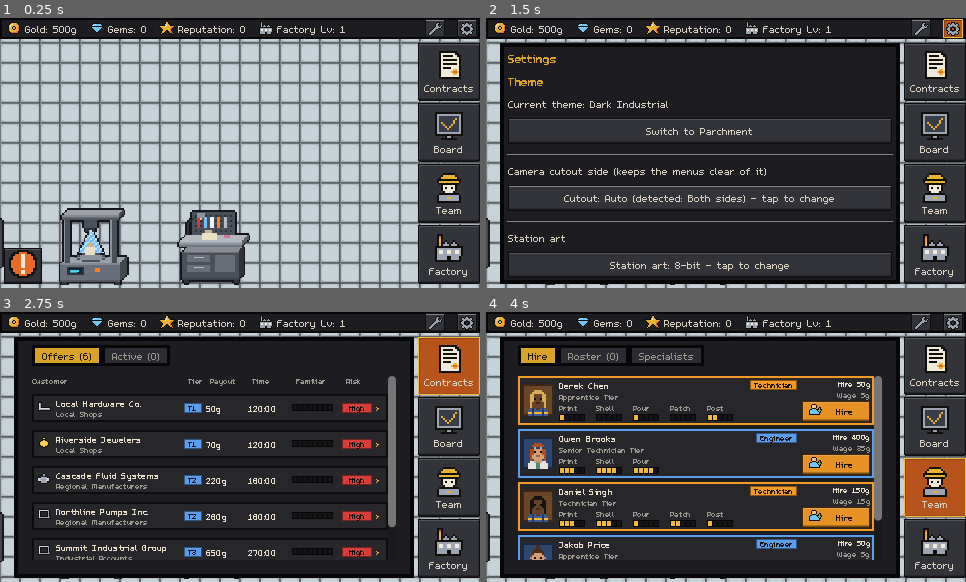
Above: before the commit, frames 1-4 (two rows, left to right).
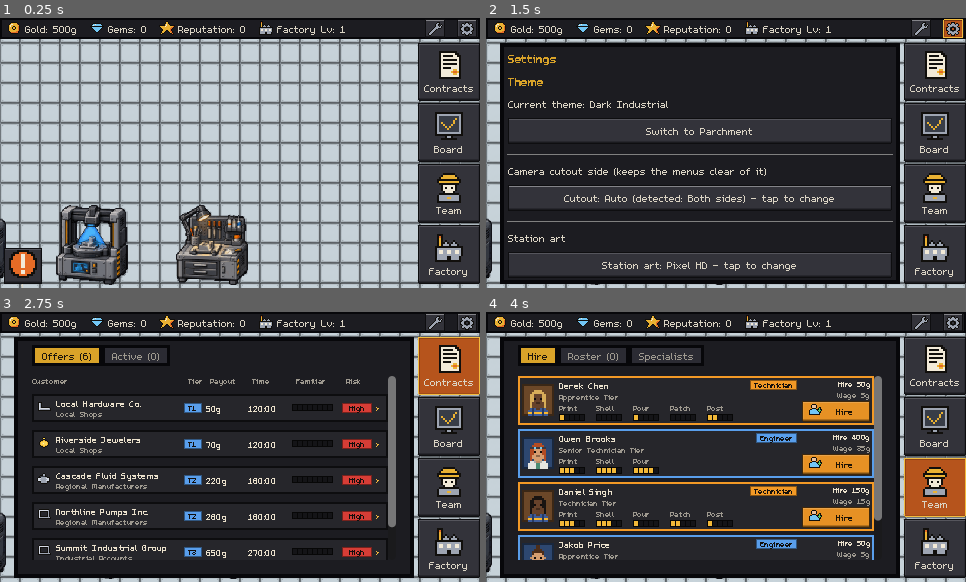
Above: after the commit, the same moments.

Repository: carverweirick/foundry-mobile-game
Game: Godot game, scene res://scenes/main.tscn
Two runs of this game, one before a commit and one after it. Both use one fixed random seed, a clock stepped at 60 frames per second and the inputs below.
Inputs (mouse positions are in pixels of both pictures, inside the frame that each line leads up to):
- Up to frame 1 (0.25 s): no input
- Up to frame 2 (1.5 s): click (922, 28) at 0.52 s; click (951, 28) at 1.27 s
- Up to frame 3 (2.75 s): click (451, 366) at 2.02 s
- Up to frame 4 (4 s): click (937, 425) at 2.77 s; click (937, 487) at 3.52 s

The runs differ from the first frame. In frame 1, 6.3% of the frame differs, in the area x 0-53%, y 69-99%; in frame 2, 0.6%; in frame 3, 0.2%; in frame 4, 0.2%.

Commit message:
Pixel HD station art: 128x128 sprites, now the default
User request: "changing the art to more like 128x128... a little bit
more detail in the sprites". A station draws in an 80-world-px box, so
on an iPhone each texel of the 48px 8-bit set covers ~7 device pixels at
1x zoom; at 128px it's ~2.8, where the detail actually shows - checked
offscreen at the 16 Pro's native resolution, at 1x and 0.5x zoom.

tools/gen_station_pixel_hd.py derives true pixel art from the user's own
AI-painted set (3x box downsample 384 -> 128, a 48-color palette per
sprite, despeckle, 1px outline, then trim to content so machines fill
the box like the 8-bit sprites do). Standard library only.

A third Settings > Station art option ("Pixel HD"), appended to the enum
so saved settings keep their meaning; it's the new default for anyone
who never picked a style. Drawn nearest-with-mipmaps like the 8-bit set.

Co-Authored-By: Claude Opus 5.5 <noreply@anthropic.com>
Claude-Session: https://claude.ai/code/session_01F7cN4k6ng39WJsgFcGtTac

Diff:
--- a/autoload/theme_manager.gd
+++ b/autoload/theme_manager.gd
@@ -54,10 +54,12 @@
 ## saved to the same settings file.
 enum CutoutSide { AUTO, LEFT, RIGHT, BOTH }
 
-## Which station art set the floor and menus use (see StationArt).
-enum StationArtStyle { PIXEL, AI }
+## Which station art set the floor and menus use (see StationArt). New
+## styles are appended - settings.cfg stores the int.
+enum StationArtStyle { PIXEL, AI, PIXEL_HD }
 
 const STATION_ART_DISPLAY_NAMES := {
+	StationArtStyle.PIXEL_HD: "Pixel HD",
 	StationArtStyle.PIXEL: "8-bit",
 	StationArtStyle.AI: "Painted (AI)",
 }
@@ -77,7 +79,7 @@
 
 var current_theme: ThemeChoice = ThemeChoice.DARK
 var cutout_side: CutoutSide = CutoutSide.AUTO
-var station_art: StationArtStyle = StationArtStyle.PIXEL
+var station_art: StationArtStyle = StationArtStyle.PIXEL_HD
 
 
 func _ready() -> void:
@@ -174,7 +176,7 @@
 	var saved_side: int = config.get_value("ui", "cutout_side", CutoutSide.AUTO)
 	if CUTOUT_SIDE_DISPLAY_NAMES.has(saved_side):
 		cutout_side = saved_side
-	var saved_art: int = config.get_value("ui", "station_art", StationArtStyle.PIXEL)
+	var saved_art: int = config.get_value("ui", "station_art", StationArtStyle.PIXEL_HD)
 	if STATION_ART_DISPLAY_NAMES.has(saved_art):
 		station_art = saved_art
 
--- a/scenes/settings_overlay.gd
+++ b/scenes/settings_overlay.gd
@@ -33,8 +33,8 @@
 	_cutout_button.pressed.connect(_on_cutout_pressed)
 	content.add_child(_cutout_button)
 	ThemeManager.cutout_side_changed.connect(func(_side): _refresh())
-	# Two complete station art sets (see StationArt): hand-built 8-bit
-	# sprites, or the AI-painted set.
+	# Three complete station art sets (see StationArt): 128px pixel art,
+	# the hand-built 8-bit sprites, or the AI-painted set.
 	content.add_child(HSeparator.new())
 	var art_header := Label.new()
 	art_header.text = "Station art"
--- a/scenes/station_art.gd
+++ b/scenes/station_art.gd
@@ -1,16 +1,19 @@
 class_name StationArt
 
 ## Which picture a station (or the NC shelf) shows on the floor and in the
-## menus. Two complete sets, switched in Settings (ThemeManager.station_art):
-##   PIXEL - hand-built 48x48 8-bit sprites, assets/sprites/stations_pixel/
-##           (generated by tools/gen_station_pixel_art.py)
-##   AI    - the AI-generated set, cropped to 384px, assets/sprites/stations_ai/
+## menus. Three complete sets, switched in Settings (ThemeManager.station_art):
+##   PIXEL_HD - 128x128 pixel art (the default), assets/sprites/stations_hd/,
+##              derived from the AI set by tools/gen_station_pixel_hd.py
+##   PIXEL    - hand-built 48x48 8-bit sprites, assets/sprites/stations_pixel/
+##              (generated by tools/gen_station_pixel_art.py)
+##   AI       - the AI-generated set, cropped to 384px, assets/sprites/stations_ai/
 ## Both name files by station id ("printing" covers every printer instance);
 ## "<id>_running.png", where present, is shown while the machine runs.
 
 const DIRS := {
 	ThemeManager.StationArtStyle.PIXEL: "res://assets/sprites/stations_pixel/",
 	ThemeManager.StationArtStyle.AI: "res://assets/sprites/stations_ai/",
+	ThemeManager.StationArtStyle.PIXEL_HD: "res://assets/sprites/stations_hd/",
 }
 
 static var _cache: Dictionary = {}
@@ -33,7 +36,7 @@
 ## Pixel art is drawn with nearest filtering; the AI set is a downscaled
 ## painting, so it reads better filtered.
 static func texture_filter() -> CanvasItem.TextureFilter:
-	if ThemeManager.station_art == ThemeManager.StationArtStyle.PIXEL:
+	if ThemeManager.station_art != ThemeManager.StationArtStyle.AI:
 		return CanvasItem.TEXTURE_FILTER_NEAREST_WITH_MIPMAPS
 	return CanvasItem.TEXTURE_FILTER_LINEAR_WITH_MIPMAPS
 
Binary file added: assets/sprites/stations_hd/abrasive_blast.png
Not shown, added: assets/sprites/stations_hd/abrasive_blast.png.import
Binary file added: assets/sprites/stations_hd/burnout.png
Not shown, added: assets/sprites/stations_hd/burnout.png.import
Binary file added: assets/sprites/stations_hd/burnout_running.png
Not shown, added: assets/sprites/stations_hd/burnout_running.png.import
Binary file added: assets/sprites/stations_hd/clean.png
Not shown, added: assets/sprites/stations_hd/clean.png.import
Binary file added: assets/sprites/stations_hd/deshell.png
Not shown, added: assets/sprites/stations_hd/deshell.png.import
Binary file added: assets/sprites/stations_hd/grinding.png
Not shown, added: assets/sprites/stations_hd/grinding.png.import
(and 25 more such lines)
